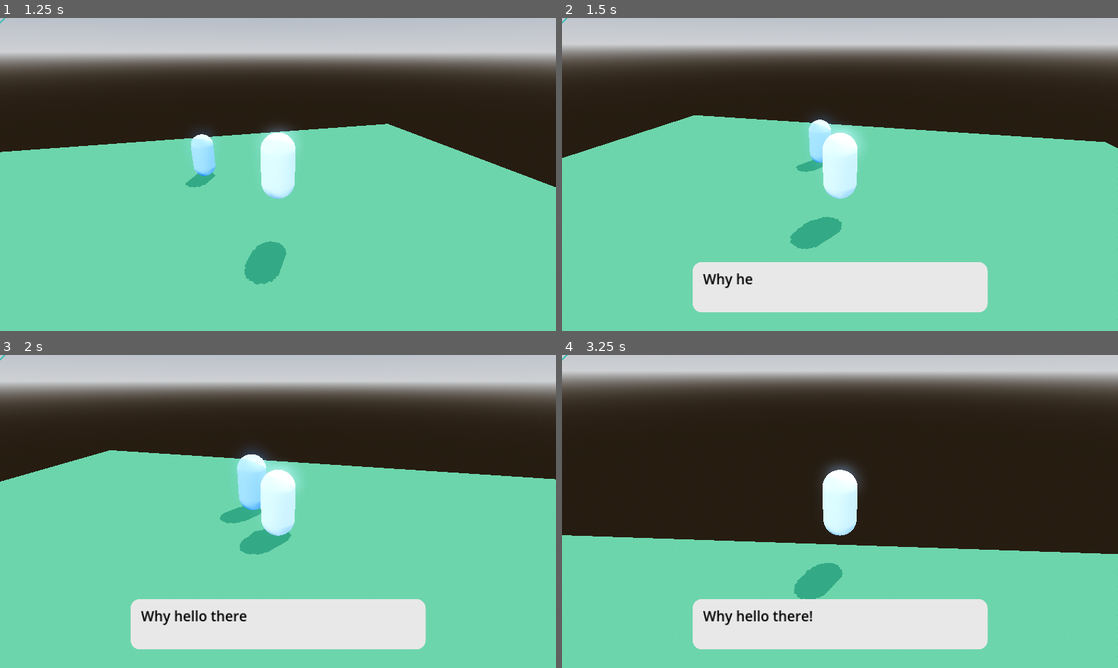
Above: before the commit, frames 1-4 (two rows, left to right).
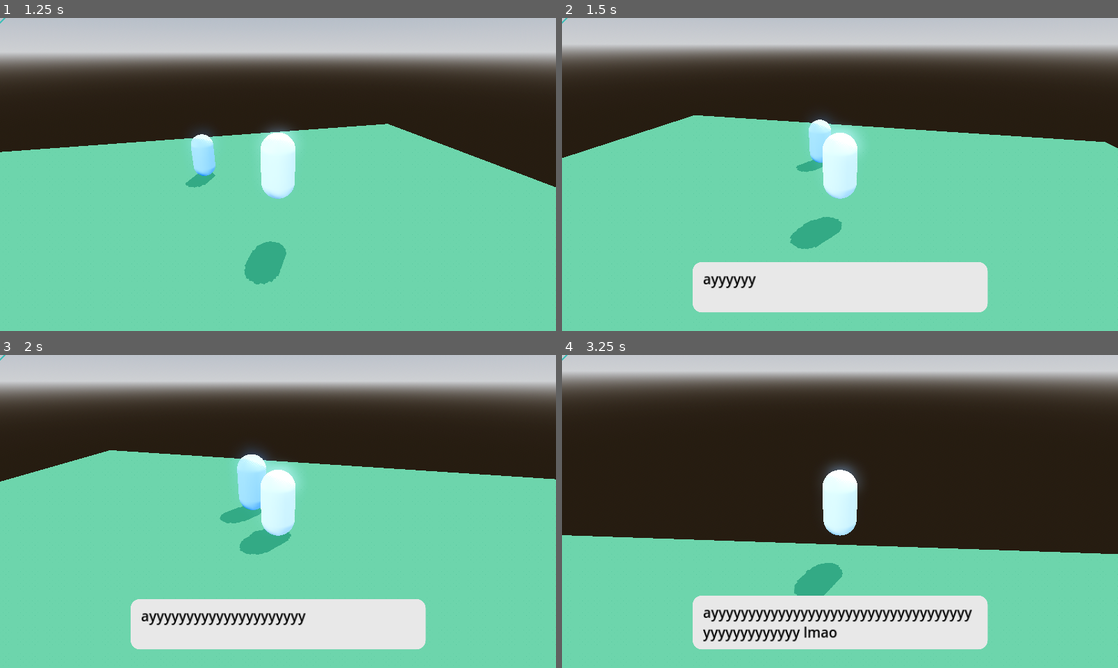
Above: after the commit, the same moments.

Repository: kyle-hessel/godot-narrative-prototype
Game: Godot game, scene res://scenes/main.tscn
Same seed, same stepped clock (60 frames per second), same inputs: the game is played once before the commit and once after it. The engine's default icon, where the game draws it, is replaced by a stand-in: a white triangle on a blue panel in a dark square.
Inputs (mouse positions are in pixels of both pictures, inside the frame that each line leads up to):
- Up to frame 1 (1.25 s): tap Enter at 0.5 s; move the mouse to (305, 174) at 0.52 s; hold W (forward) from 0.53 s (still down); hold 1 (combat_action1) from 0.53 s (still down); tap Space (jump) at 0.77 s
- Up to frame 2 (1.5 s): keep holding W (forward); move the mouse to (812, 174) at 1.27 s; release 1 (combat_action1) at 1.28 s; tap 2 (combat_action2) at 1.35 s
- Up to frame 3 (2 s): keep holding W (forward); tap Space (jump) at 1.52 s
- Up to frame 4 (3.25 s): keep holding W (forward); move the mouse to (851, 505) at 2.02 s; hold 3 (combat_action3) 2.03-2.78 s; move the mouse to (834, 517) at 2.77 s; tap 4 (combat_action4) at 2.85 s; tap Space (jump) at 3.02 s

Frame 1 is identical in both runs. In frame 2, 0.2% of the frame differs, in the area x 25-35%, y 81-87%; in frame 3, 0.7%; in frame 4, 2.3%, in the area x 23-77%, y 76-92%.

Commit message:
Added dialogue types through an enumerator to make it more clear what type of dialogue is occurring, and to make it easier to build upon the dialogue system.

Diff:
--- a/scenes/main.tscn
+++ b/scenes/main.tscn
@@ -1,10 +1,11 @@
-[gd_scene load_steps=12 format=3 uid="uid://derbil8eh3sma"]
+[gd_scene load_steps=14 format=3 uid="uid://derbil8eh3sma"]
 
 [ext_resource type="Script" path="res://scripts/level.gd" id="1_p5pro"]
 [ext_resource type="PackedScene" uid="uid://cdplgwr0kkrcr" path="res://scenes/player/player.tscn" id="1_tdgme"]
 [ext_resource type="Shader" path="res://shaders/art_style/halftone.gdshader" id="2_bwlsd"]
 [ext_resource type="Shader" path="res://shaders/art_style/hq_outlines_pp.gdshader" id="3_cjaud"]
 [ext_resource type="PackedScene" uid="uid://6fyf2ih8xmud" path="res://scenes/NPC/npc_default.tscn" id="5_mxwrk"]
+[ext_resource type="Script" path="res://scripts/resources/dialogue/dialogue.gd" id="6_abhvg"]
 
 [sub_resource type="ProceduralSkyMaterial" id="ProceduralSkyMaterial_fwa2y"]
 sky_horizon_color = Color(0.64625, 0.65575, 0.67075, 1)
@@ -50,6 +51,10 @@
 shader_parameter/grazing_angle_mask_power = 1.0
 shader_parameter/grazing_angle_modulation_factor = 50.0
 
+[sub_resource type="Resource" id="Resource_8mry7"]
+script = ExtResource("6_abhvg")
+lines = Array[String](["ayyyyyyyyyyyyyyyyyyyyyyyyyyyyyyyyyyyyyyyyyyyyyyyy lmao"])
+
 [node name="Main" type="Node3D"]
 script = ExtResource("1_p5pro")
 
@@ -81,3 +86,4 @@
 transform = Transform3D(-4.37114e-08, 0, -1, 0, 1, 0, 1, 0, -4.37114e-08, -1.20695, 0, -8.91832)
 npc_mesh = NodePath("../NPCDefault/MeshInstance3D")
 npc_stats = NodePath("../NPCDefault/NPCData/NPCStats")
+dialogue = SubResource("Resource_8mry7")
--- a/scripts/resources/dialogue/dialogue.gd
+++ b/scripts/resources/dialogue/dialogue.gd
@@ -3,3 +3,13 @@
 class_name Dialogue
 
 @export var lines: Array[String]
+
+var dialogue_type: DialogueType = DialogueType.DEFAULT
+
+enum DialogueType {
+	DEFAULT = 0, # normal dialogue when an NPC talks to you
+	RESPONSE = 1, # the player's response to any form of NPC dialogue
+	CALL = 2, # phone call?
+	MESSAGE = 3, # phone message?
+	SHOUT = 4 # from distance shout, to get player's attention (dynamic dialogue box)
+}
